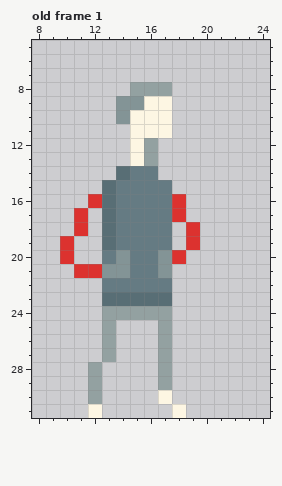
Two states of a pixel-art file, Player/Player.aseprite. Above is the file before it was changed.
32x32 pixels, 1 frame. Shown: old frame 1: x 8..24, y 5..31. The commit also changed other frames, which this record leaves out.
New version:
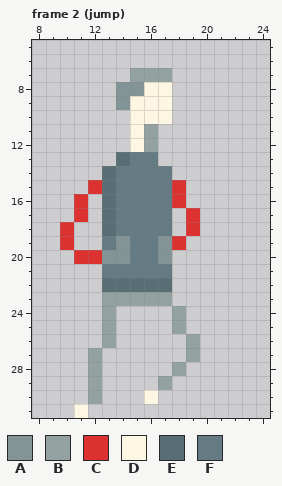
Palette (. is transparent): A #839496  B #93a1a1  C #dc322f  D #fdf6e3  E #586e75  F #657b83
A new or re-ordered frame is compared with the old frame closest to it.
What changed:
{"change": "frames 1 -> 4"}
{"where": "frame 2 (jump) is new; against old frame 1"}
{"frame":2,"y":7,"x":15,"old":"...","new":"BBB"}
{"frame":2,"y":8,"x":14,"old":".BBB","new":"AADD"}
{"frame":2,"y":9,"x":15,"old":"A","new":"D"}
{"frame":2,"y":10,"x":14,"old":"A","new":"."}
{"frame":2,"y":11,"x":16,"old":"DD","new":"B."}
{"frame":2,"y":13,"x":14,"old":".DB","new":"EFF"}
{"frame":2,"y":14,"x":13,"old":".E","new":"EF"}
{"frame":2,"y":14,"x":17,"old":".","new":"F"}
{"frame":2,"y":15,"x":12,"old":".","new":"C"}
{"frame":2,"y":15,"x":18,"old":".","new":"C"}
{"frame":2,"y":16,"x":11,"old":".C","new":"C."}
{"frame":2,"y":17,"x":18,"old":"C.","new":".C"}
{"frame":2,"y":18,"x":10,"old":".C","new":"C."}
{"frame":2,"y":19,"x":13,"old":"EF","new":"FA"}
{"frame":2,"y":19,"x":17,"old":"F.C","new":"AC."}
{"frame":2,"y":20,"x":10,"old":"C..F","new":".CCA"}
{"frame":2,"y":20,"x":18,"old":"C","new":"."}
{"frame":2,"y":21,"x":11,"old":"CCAA","new":"..FF"}
{"frame":2,"y":21,"x":17,"old":"A","new":"F"}
{"frame":2,"y":22,"x":13,"old":"FFFFF","new":"EEEEE"}
{"frame":2,"y":23,"x":13,"old":"EEEEE","new":"BBBBB"}
{"frame":2,"y":24,"x":14,"old":"BBBB.","new":"....B"}
{"frame":2,"y":25,"x":17,"old":"B.","new":".B"}
{"frame":2,"y":26,"x":17,"old":"B","new":"."}
{"frame":2,"y":26,"x":19,"old":".","new":"B"}
{"frame":2,"y":27,"x":12,"old":".B","new":"B."}
{"frame":2,"y":27,"x":17,"old":"B","new":"."}
{"frame":2,"y":27,"x":19,"old":".","new":"B"}
{"frame":2,"y":28,"x":17,"old":"B.","new":".B"}
{"frame":2,"y":30,"x":16,"old":".D","new":"D."}
{"frame":2,"y":31,"x":11,"old":".D","new":"D."}
{"frame":2,"y":31,"x":18,"old":"D","new":"."}
{"label":"changed","picture_box":[60,68,200,418]}
